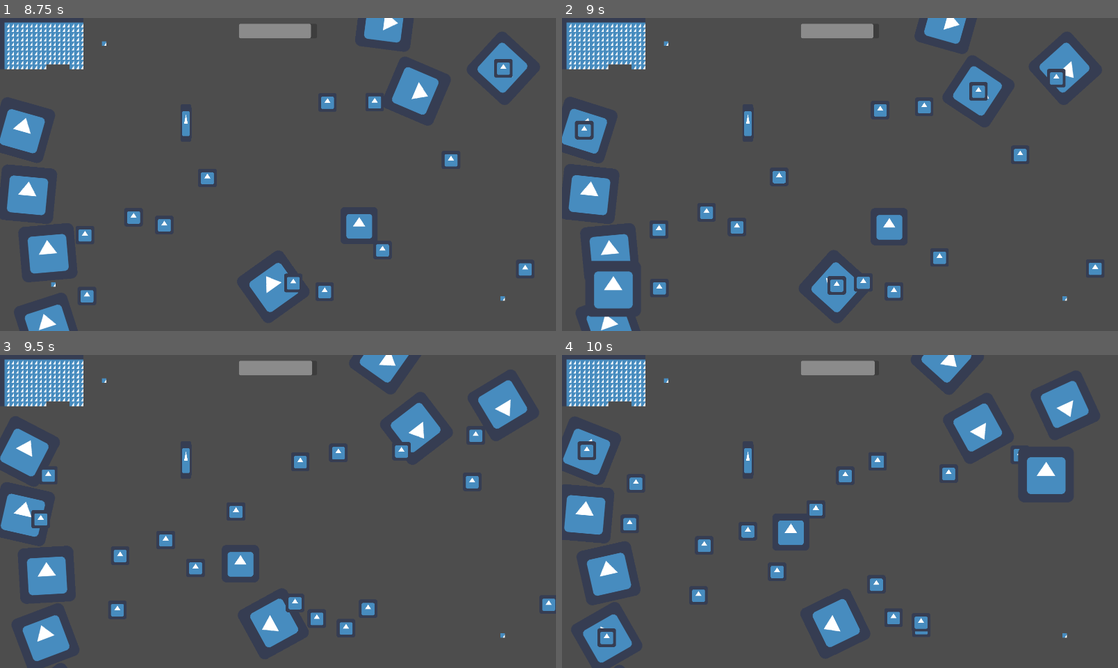
Above: before the commit, frames 1-4 (two rows, left to right).
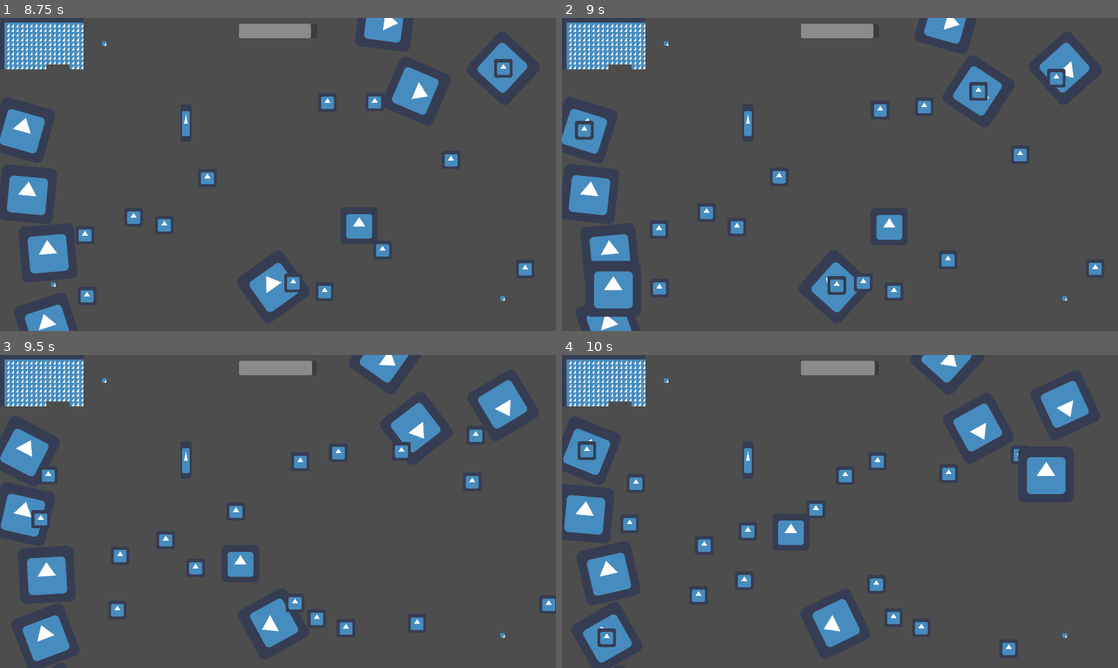
Above: after the commit, the same moments.

Repository: FeniXb3/LaughArena
Game: Godot game, scene res://Scenes/bulletHellMap.tscn
Two runs of this game, one before a commit and one after it. Both use one fixed random seed, a clock stepped at 60 frames per second and the inputs below. The engine's default icon, where the game draws it, is replaced by a stand-in: a white triangle on a blue panel in a dark square.
Inputs (mouse positions are in pixels of both pictures, inside the frame that each line leads up to):
- Up to frame 1 (8.75 s): tap Enter (ui_accept) at 0.5, 0.77, 1.52, 3.02, 3.77, 4.52, 6.02, 6.77, 7.52 s; move the mouse to (400, 158) at 0.52 s; hold D (move_right) 0.53-1.28 s; tap Keypad 0 (Shoot) every 0.75 s from 0.6 to 8.1 s; click (400, 158) at 0.67 s; move the mouse to (166, 190) at 1.27 s; hold S (move_down) 1.28-2.03 s; move the mouse to (333, 105) at 2.02 s; hold D (move_right) 2.03-2.78 s; move the mouse to (250, 237) at 2.77 s; hold W (move_up) 2.78-3.53 s; click (250, 237) at 2.92 s; move the mouse to (444, 221) at 3.52 s; hold A (move_left) 3.53-5.03 s; move the mouse to (111, 127) at 4.27 s; move the mouse to (305, 174) at 5.02 s; hold S (move_down) 5.03-5.78 s; click (305, 174) at 5.17 s; move the mouse to (194, 96) at 5.77 s; hold D (move_right) 5.78-6.53 s; move the mouse to (400, 158) at 6.52 s; hold W (move_up) 6.53-7.28 s; move the mouse to (166, 190) at 7.27 s; hold D (move_right) 7.28-8.03 s; click (166, 190) at 7.42 s; move the mouse to (333, 105) at 8.02 s; hold S (move_down) from 8.03 s (still down)
- Up to frame 2 (9 s): move the mouse to (812, 237) at 8.77 s; release S (move_down) at 8.78 s; hold A (move_left) from 8.78 s (still down); tap Keypad 0 (Shoot) at 8.85 s
- Up to frame 3 (9.5 s): keep holding A (move_left); tap Enter (ui_accept) at 9.02 s
- Up to frame 4 (10 s): move the mouse to (1006, 558) at 9.52 s; release A (move_left) at 9.53 s; hold W (move_up) from 9.53 s (still down); tap Keypad 0 (Shoot) at 9.6 s; click (1006, 558) at 9.67 s; tap Enter (ui_accept) at 9.77 s

Frame 1 is identical in both runs. In frame 2, 0.1% of the frame differs, in the area x 66-71%, y 74-80%; in frame 3, 0.2%; in frame 4, 0.4%, in the area x 31-82%, y 67-96%.

Commit message:
poprawka collidera odbicia

Diff:
--- a/Scenes/player2.tscn
+++ b/Scenes/player2.tscn
@@ -10,7 +10,7 @@
 size = Vector2(120, 120)
 
 [sub_resource type="RectangleShape2D" id="RectangleShape2D_mkdj7"]
-size = Vector2(92, 84)
+size = Vector2(184, 184)
 
 [node name="player" type="RigidBody2D"]
 collision_mask = 46
